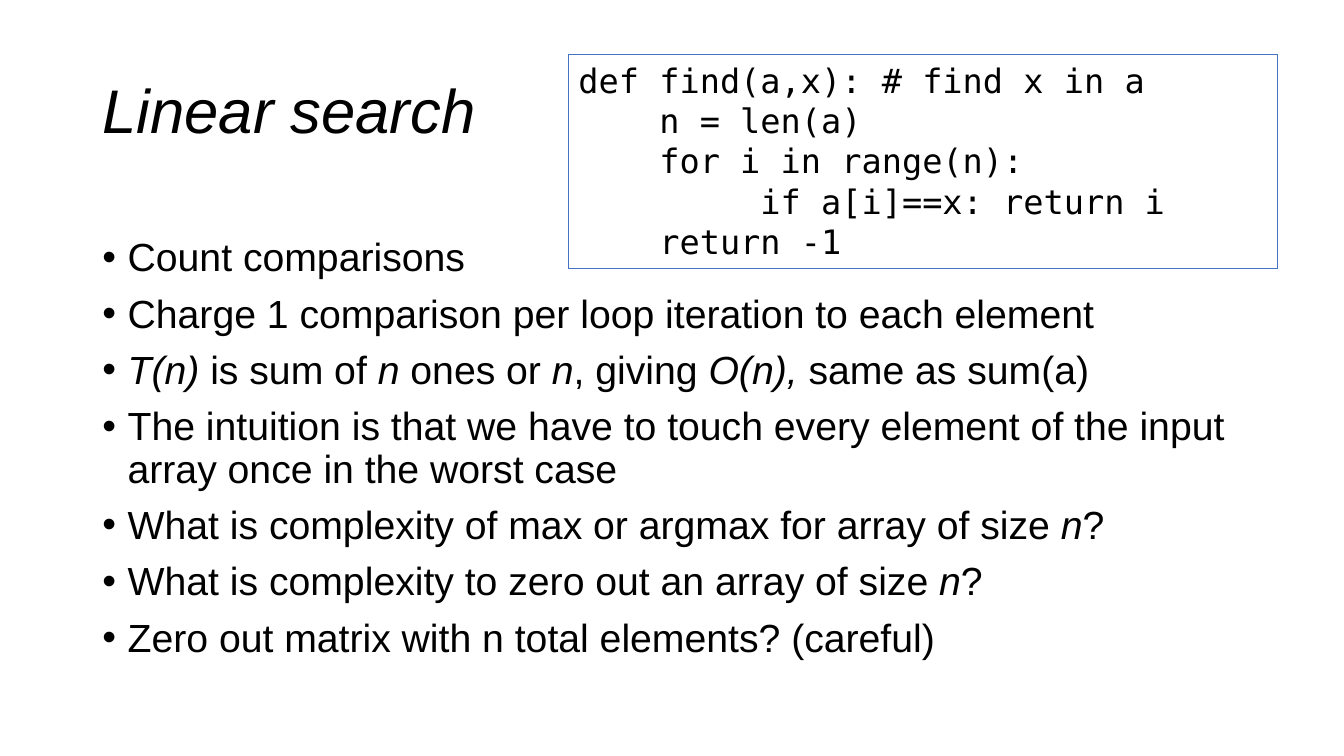
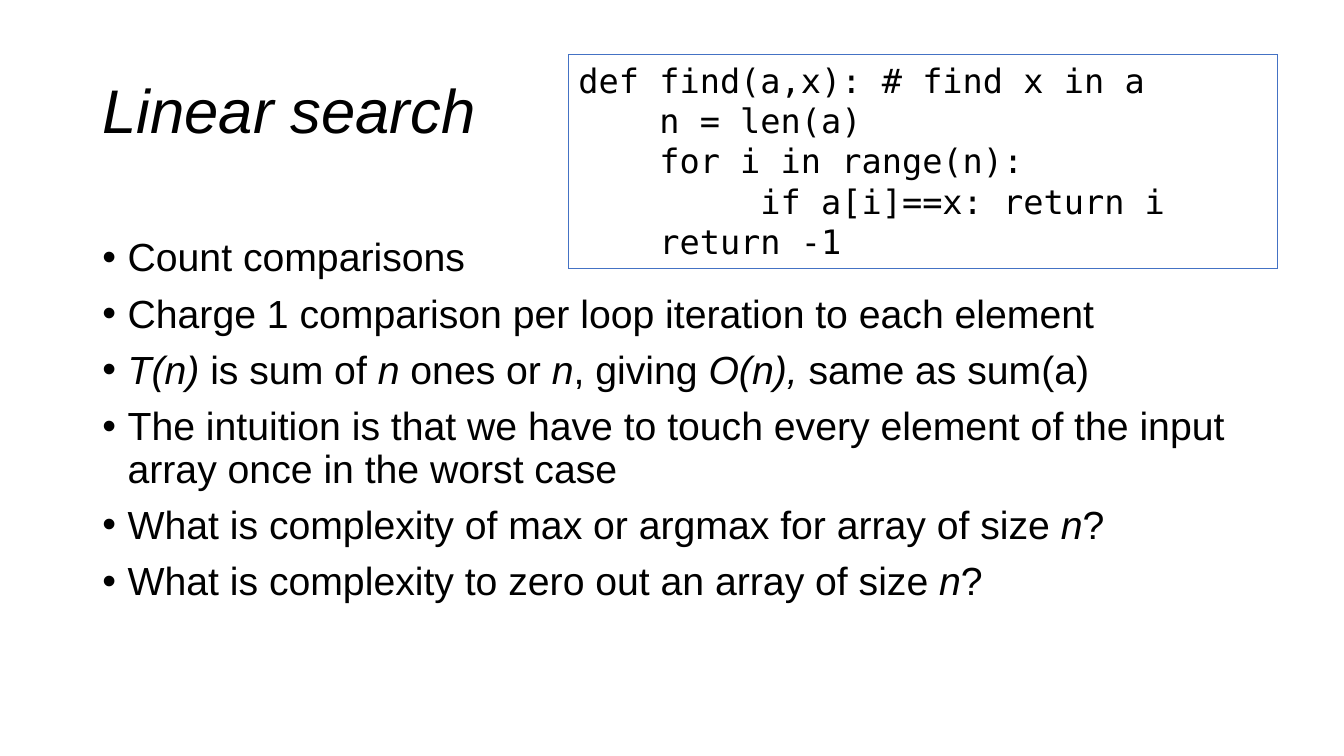
Before and after one commit to USFCA-MSDS/msds689, a slide deck: slide 20 of notes/complexity.pptx (slide 16 before the commit). Drawn at 1344x756 pixels with LibreOffice and Linux fonts; fonts in the diff are those of the drawing; background and template pictures are left out. Boxes give left, top, right and bottom in pixels: in the first picture for what was removed or moved away, otherwise in the second. Text is boxed around its words. In the diff, an @@ line names an element or a change of style, - is before the commit and + after.

```diff
--- a/notes/complexity.pptx
+++ b/notes/complexity.pptx
@@ text at box(128, 623, 935, 660): paragraph removed @@
-• Zero out matrix with n total elements? (careful)
```
Also in this commit, not shown: 2 other slides changed, 4 slides added, 1 other file.
